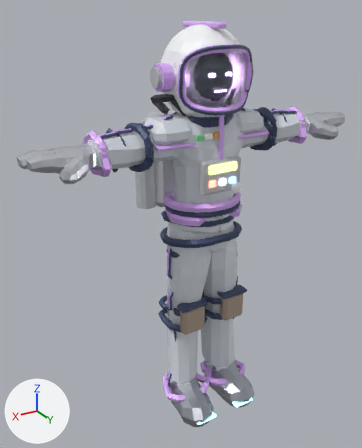
One commit to the glTF model assets/models/char_nox.glb: the scene before it, then after it.
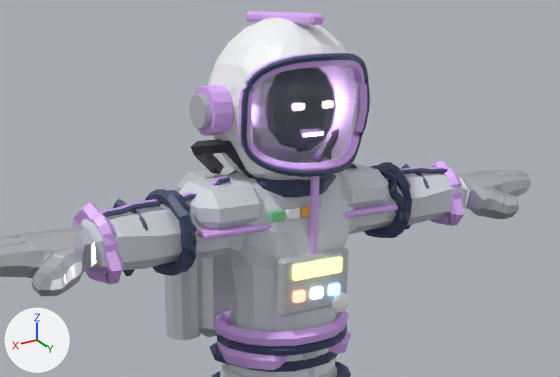
Old and new are each drawn whole from a 50 mm camera at (0.634, 0.981, 0.986) aimed at (0.035, -0.017, 0.488) and again close up on the part from 11% to 100% of the width and 3% to 51% of the height. Arrows for +X, +Y and +Z are at lower left; the lights stay in place. The first two pictures are the older version. Where no turn or scale is listed for an object, it has been applied to the vertices. Vertices at exactly the same position are counted once.

The first close-up shows 'Abdomen_dark', 'Abdomen_nox_trim', 'Chest_gray', 'Head_dark', 'Head_nox_helm', 'Head_nox_trim', 'Head_visor', 'LowerArm.R_dark', 'LowerArm.R_nox_trim', 'Suit_Body_suit', 'UpperArm.L_nox_suit', 'UpperArm.R_nox_suit' and 21 more.
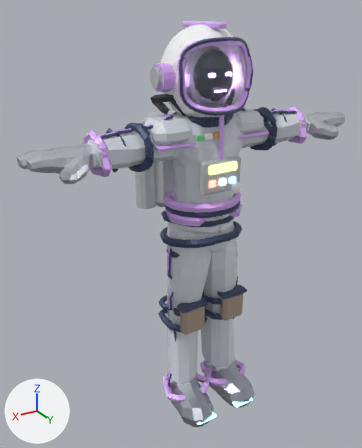
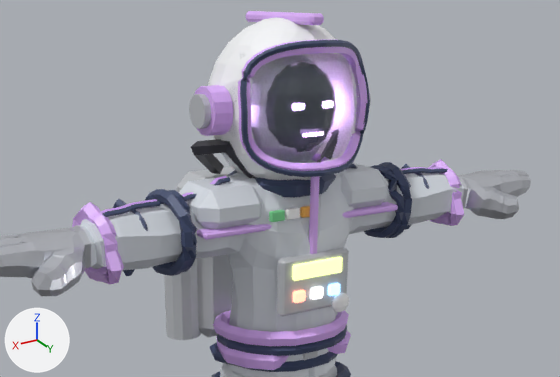
Pixel boxes (x1, y1, x2, y2) of what changed, in the close-ups (560 x 377 px; the box of a moved part takes in the faces that stretch with it):
'Head_nox_helm', reshaped (6% wider)
    before: (208, 18, 347, 180)
    after: (208, 18, 356, 180)
'Head_dark', reshaped (10% taller)
    before: (240, 53, 369, 177)
    after: (240, 40, 370, 177)
part 1 of me_tube_001, moved or reshaped
    before: (240, 53, 369, 172)
    after: (240, 40, 370, 172)
part 2 of me_sphere, moved or reshaped
    before: (224, 33, 347, 173)
    after: (224, 34, 356, 172)
part 3 of me_tube, moved or reshaped
    before: (238, 53, 367, 171)
    after: (238, 40, 368, 169)
part 4 of me_cube_001, recoloured
    both: (459, 177, 468, 208)
part 5 of me_cube_001, recoloured
    both: (77, 225, 97, 267)

What the commit changed:
me_tube_001 is used by ob_head_dark; location (0.0, 0.0, 0.0).
me_tube_001 had 200 vertices, 400 faces and spanned x -0.094..0.093, y 0.067..0.12, z 0.779..0.919.
me_tube_001 now has 200 vertices, 400 faces and spans x -0.094..0.093, y 0.065..0.114, z 0.779..0.933.
me_tube_001 part 1: 165 of 200 vertices moved; they spanned x -0.094..0.093, y 0.067..0.12, z 0.789..0.919 and now span x -0.094..0.093, y 0.065..0.109, z 0.789..0.933; mean shift (0.0, -0.005, 0.008); largest move (-0.043, 0.11, 0.914) -> (-0.043, 0.097, 0.928).
me_sphere is used by ob_head_nox_helm; location (0.0, 0.0, 0.0).
me_sphere had 400 vertices, 796 faces and spanned x -0.096..0.096, y -0.083..0.109, z 0.748..0.957.
me_sphere now has 390 vertices, 776 faces and spans x -0.096..0.096, y -0.083..0.103, z 0.748..0.957.
Part 2, on me_sphere:
40 vertices are removed from x -0.078..0.079, y 0.048..0.109, z 0.8..0.926.
140 faces are deleted.
20 vertices move from x -0.083..0.083, y 0.048..0.095, z 0.797..0.926 to x -0.084..0.084, y 0.067..0.098, z 0.798..0.923.
30 vertices are added at x -0.079..0.079, y 0.048..0.077, z 0.8..0.914.
120 new faces join them.
me_tube is used by ob_head_nox_trim; location (0.0, 0.0, 0.0).
me_tube had 280 vertices, 548 faces and spanned x -0.115..0.115, y -0.058..0.117, z 0.779..0.961.
me_tube now has 280 vertices, 548 faces and spans x -0.115..0.115, y -0.058..0.112, z 0.779..0.961.
me_tube part 3: 165 of 280 vertices moved; they spanned x -0.094..0.092, y 0.059..0.117, z 0.788..0.92 and now span x -0.094..0.092, y 0.057..0.106, z 0.789..0.933; mean shift (0.0, -0.005, 0.008); largest move (0.043, 0.107, 0.912) -> (0.043, 0.095, 0.925).
me_cube_001 has 1168 vertices, 2332 faces and spans x -0.429..0.429, y -0.043..0.108, z 0.494..0.788.
me_cube_001 is used by ob_suit_body_suit; location (0.0, 0.0, 0.0).
me_cube_001 part 4: 16 faces spanning x -0.29..-0.278, y 0.014..0.069, z 0.69..0.737 switch from mat_nox_suit (white #dadfe7) to mat_nox_glove_001 (white #dadde5).
me_cube_001 part 5: 16 faces spanning x 0.278..0.29, y 0.014..0.069, z 0.69..0.737 switch from mat_nox_glove_001 (white #dadde5) to mat_nox_suit (white #dadfe7).
